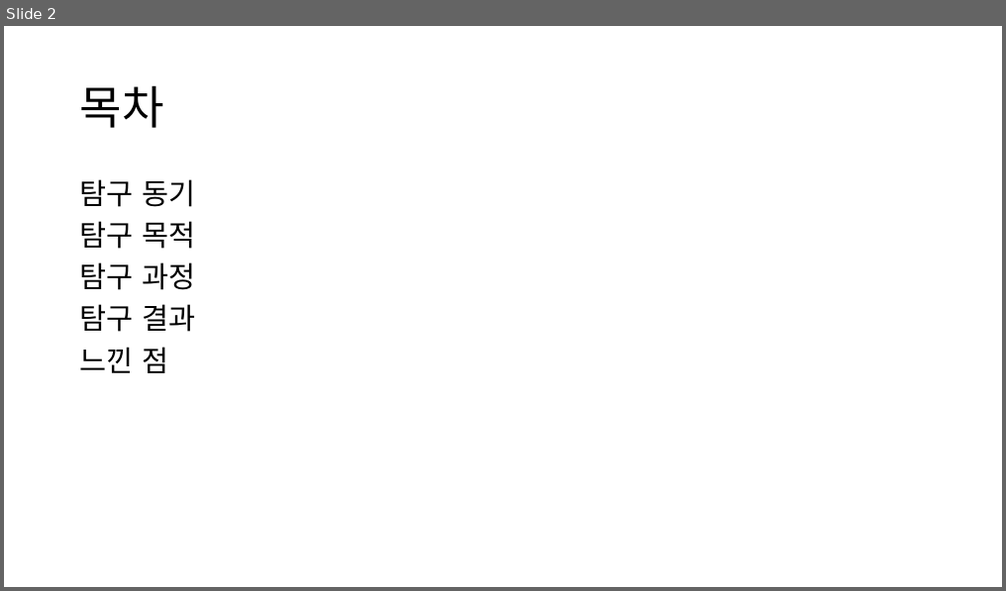
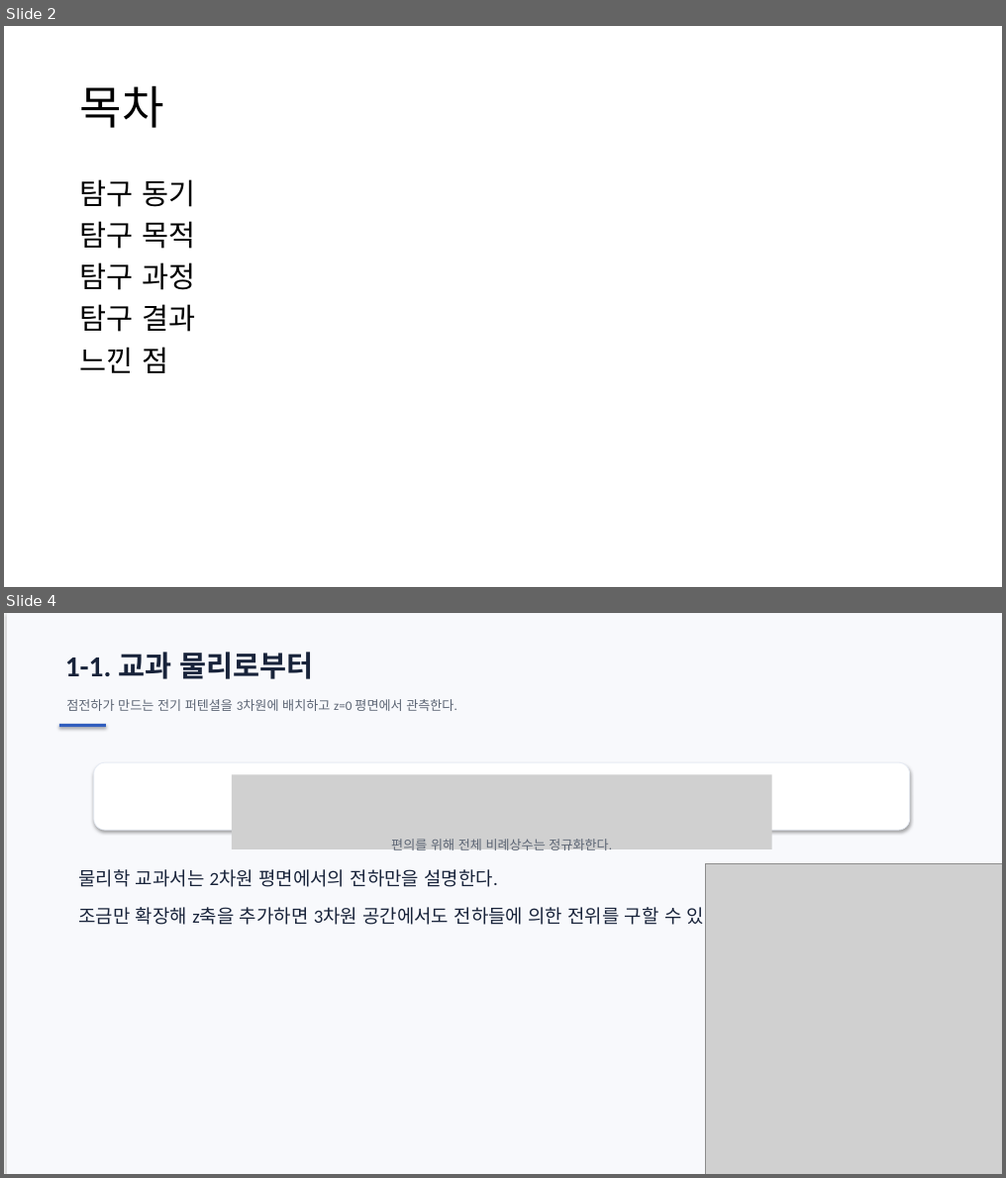
Before and after one commit to ohyunu525/KK-AI, a slide deck: Documents/보고서 파일.pptx. Shown one above the other, each under a label of ours: slide 2 before the commit, slides 2 and 4 after it; the slides between them are not shown. The pictures are 1006x591 and 1006x1178 pixels, drawn with LibreOffice and Linux fonts; fonts in the diff are those of the drawing; grey boxes stand for pictures. Boxes give left, top, right and bottom in pixels: in the first picture for what was removed or moved away, otherwise in the second. Text is boxed around its words. In the diff, an @@ line names an element or a change of style, - is before the commit and + after.

```diff
--- a/Documents/보고서 파일.pptx
+++ b/Documents/보고서 파일.pptx
@@ slide 4 added at box(4, 613, 1002, 1174), background #FFFFFF @@
@@ rectangle added at box(6, 613, 1002, 1174), fill #F8F9FC @@
@@ text added at box(65, 652, 313, 679), 28 pt, text #18233A, bold @@
+1-1. 교과 물리로부터
@@ text added at box(66, 699, 457, 711), 12.5 pt, text #5C6574 @@
+점전하가 만드는 전기 퍼텐셜을 3차원에 배치하고 z=0 평면에서 관측한다.
@@ rectangle added at box(59, 724, 106, 727), fill #315EBE @@
@@ rounded rectangle added at box(94, 762, 910, 830), fill #FFFFFF, outline #E6EBF4 0.75 pt @@
@@ picture added at box(232, 774, 772, 850) @@
@@ text added at box(391, 839, 612, 855), 12.5 pt, text #5C6574 @@
+편의를 위해 전체 비례상수는 정규화한다.
@@ text added at box(78, 869, 727, 928), 18 pt, text #18233A @@
+물리학 교과서는 2차원 평면에서의 전하만을 설명한다.
+조금만 확장해 z축을 추가하면 3차원 공간에서도 전하들에 의한 전위를 구할 수 있다.
@@ picture added at box(706, 863, 1002, 1174) @@
```
Also in this commit, not shown: 2 slides changed, 3 other slides added, 4 other files.
